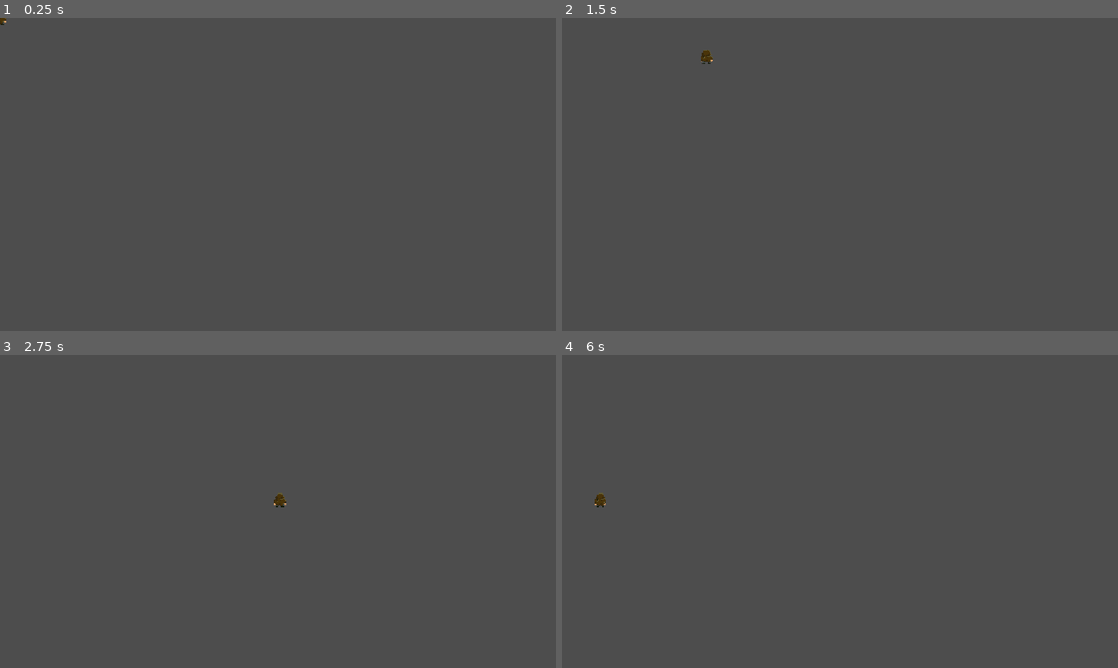
Above: before the commit, frames 1-4 (two rows, left to right).
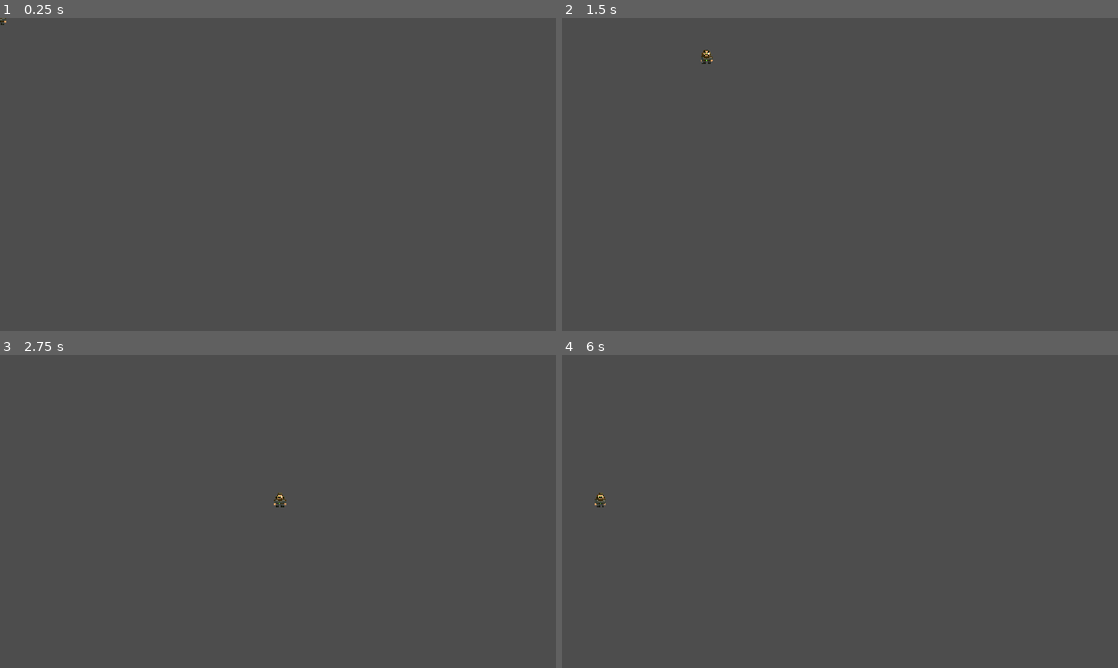
Above: after the commit, the same moments.

Repository: LumbagoSkeleton/Ctij
Game: Godot game, scene res://player/playerCharacter.tscn
Two runs of this game, one before a commit and one after it. Both use one fixed random seed, a clock stepped at 60 frames per second and the inputs below.
Inputs (mouse positions are in pixels of both pictures, inside the frame that each line leads up to):
- Up to frame 1 (0.25 s): no input
- Up to frame 2 (1.5 s): tap Enter at 0.5 s; move the mouse to (962, 158) at 0.52 s; press the mouse at (962, 158) at 0.53 s; hold D (Move Right) 0.53-1.28 s; move the mouse to (728, 190) at 1.27 s; release the mouse at (728, 190) at 1.28 s; hold S (Move Down) from 1.28 s (still down); click (728, 190) at 1.35 s
- Up to frame 3 (2.75 s): move the mouse to (333, 442) at 2.02 s; release S (Move Down) at 2.03 s; press the mouse at (333, 442) at 2.03 s; hold D (Move Right) from 2.03 s (still down)
- Up to frame 4 (6 s): move the mouse to (812, 574) at 2.77 s; release D (Move Right) at 2.78 s; release the mouse at (812, 574) at 2.78 s; hold W (Move Up) 2.78-3.53 s; click (812, 574) at 2.85 s; tap Space at 3.5, 5.75 s; move the mouse to (1006, 558) at 3.52 s; press the mouse at (1006, 558) at 3.53 s; hold A (Move Left) 3.53-5.03 s; move the mouse to (673, 464) at 4.27 s; release the mouse at (673, 464) at 4.28 s; click (673, 464) at 4.35 s; tap Enter at 5 s; move the mouse to (867, 511) at 5.02 s; press the mouse at (867, 511) at 5.03 s; hold S (Move Down) 5.03-5.78 s; move the mouse to (756, 433) at 5.77 s; release the mouse at (756, 433) at 5.78 s; hold D (Move Right) from 5.78 s (still down); click (756, 433) at 5.85 s

The runs differ from the first frame. In frame 1, less than 0.1% of the frame differs, in the area x 0-2%, y 0-2%; in frame 2, less than 0.1%, in the area x 25-28%, y 10-15%; in frame 3, less than 0.1%; in frame 4, less than 0.1%.

Commit message:
Health System
Finished the health system, will be overhauled once debuffs are implemented

Diff:
--- /dev/null
+++ b/ctij-proiect/components/health.gd
@@ -0,0 +1,39 @@
+class_name Health
+extends Node
+
+#add debuffs here later
+
+signal health_changed(difference: int)
+signal health_depleted
+signal max_health_changed(difference: int)
+
+@export var max_health: int = 100 : set = set_max_health, get = get_max_health
+@onready var health: int = max_health : set = set_health, get =get_health
+
+func set_max_health(value: int):
+	#adjust as needed, max health of 1 post debuffs feels too punishing
+	var current_max_health = 1 if value <= 0 else value
+
+	if current_max_health != max_health:
+		var difference = current_max_health - max_health
+		max_health = current_max_health
+		max_health_changed.emit(difference)
+
+		if health > max_health:
+			health = max_health
+
+func get_max_health() -> int:
+	return max_health
+
+func set_health(value:int):
+
+	var current_health = clampi(value, 0, max_health)
+	if current_health != health:
+		var difference = current_health - health
+		health = value
+		health_changed.emit(difference)
+		if health <= 0:
+			health_depleted.emit()
+
+func get_health() -> int:
+	return health
--- a/ctij-proiect/components/hitbox.gd
+++ b/ctij-proiect/components/hitbox.gd
@@ -1,11 +1,10 @@
-extends Node
+class_name HitBox
+extends Area2D
 
+@export var damage: int = 1 : set = set_damage , get = get_damage
 
-# Called when the node enters the scene tree for the first time.
-func _ready() -> void:
-	pass # Replace with function body.
+func set_damage(value: int):
+	damage = value
 
-
-# Called every frame. 'delta' is the elapsed time since the previous frame.
-func _process(delta: float) -> void:
-	pass
+func get_damage() -> int:
+	return damage
--- a/ctij-proiect/components/hurtbox.gd
+++ b/ctij-proiect/components/hurtbox.gd
@@ -1,11 +1,12 @@
-extends Node
+class_name HurtBox
+extends Area2D
 
+signal recieved_damage(damage: int)
 
-# Called when the node enters the scene tree for the first time.
-func _ready() -> void:
-	pass # Replace with function body.
+#@export var health # of type health class
 
-
-# Called every frame. 'delta' is the elapsed time since the previous frame.
-func _process(delta: float) -> void:
-	pass
+func on_area_entered(hitbox: HitBox) -> void:
+	if hitbox != null:
+		pass
+		#take damage once health system is implemented
+		# send signal that you took damage
--- a/ctij-proiect/player/playerCharacter.gd
+++ b/ctij-proiect/player/playerCharacter.gd
@@ -13,7 +13,7 @@
 		isAttacking=true
 	velocity=inputDirection*speed
 
-func attack(event):
+func attack_spawn_hitbox(event):
 	pass
 
 func _physics_process(delta: float) -> void:
--- a/ctij-proiect/player/playerCharacter.tscn
+++ b/ctij-proiect/player/playerCharacter.tscn
@@ -1,7 +1,8 @@
 [gd_scene format=3 uid="uid://g5f0epkxba7j"]
 
 [ext_resource type="Script" uid="uid://bl110lr47anbj" path="res://player/playerCharacter.gd" id="1_7mixf"]
-[ext_resource type="Texture2D" uid="uid://dteybqkhrfy8x" path="res://assets/ctij_mc_walk_up.png" id="2_bnwni"]
+[ext_resource type="Texture2D" uid="uid://3el7c0u5h1au" path="res://assets/ctij_mc_walk_down.png" id="2_pcxq3"]
+[ext_resource type="Script" uid="uid://c0tex168c6my2" path="res://components/health.gd" id="3_pcxq3"]
 
 [node name="Node2D" type="Node2D" unique_id=2123107016]
 
@@ -11,4 +12,8 @@
 [node name="CollisionShape2D" type="CollisionShape2D" parent="CharacterBody2D" unique_id=2061786301]
 
 [node name="Sprite2D" type="Sprite2D" parent="CharacterBody2D" unique_id=745142755]
-texture = ExtResource("2_bnwni")
+texture = ExtResource("2_pcxq3")
+
+[node name="Health" type="Node" parent="CharacterBody2D" unique_id=2102791748]
+script = ExtResource("3_pcxq3")
+metadata/_custom_type_script = "uid://c0tex168c6my2"
Not shown, added: ctij-proiect/components/health.gd.uid
